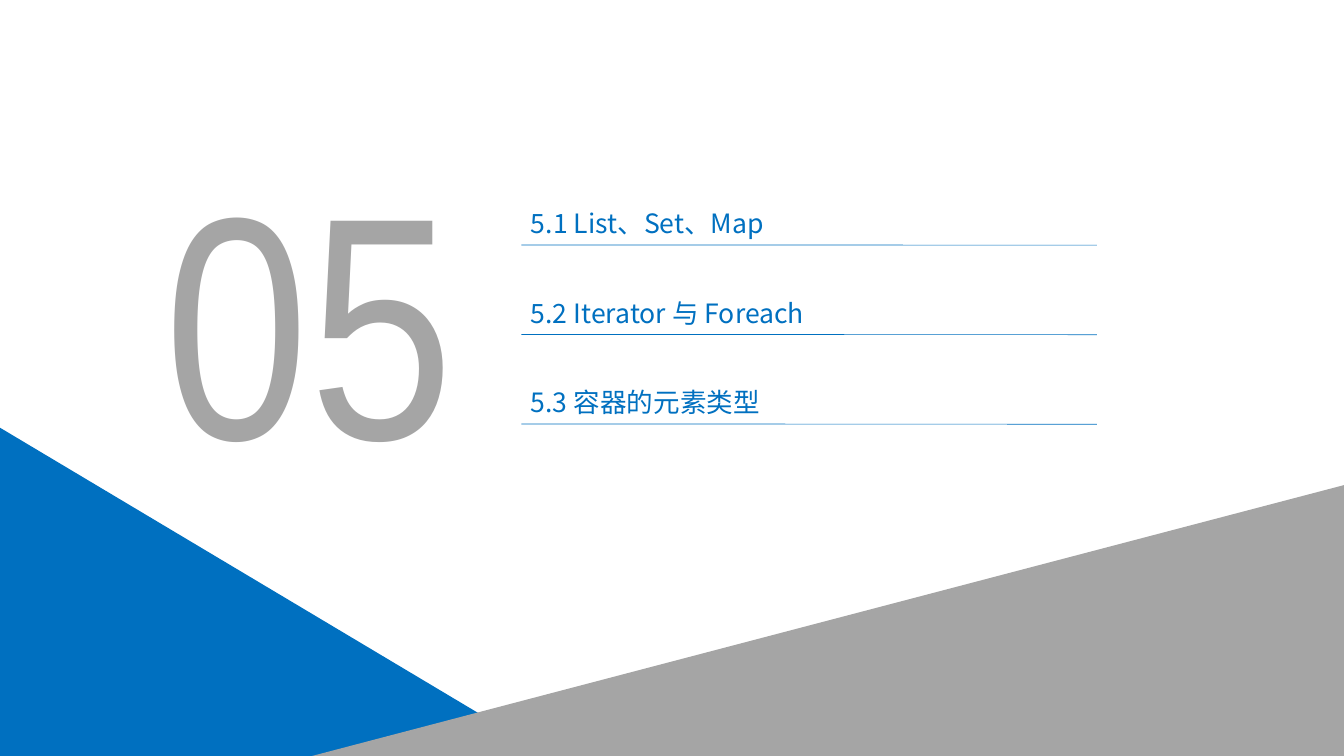
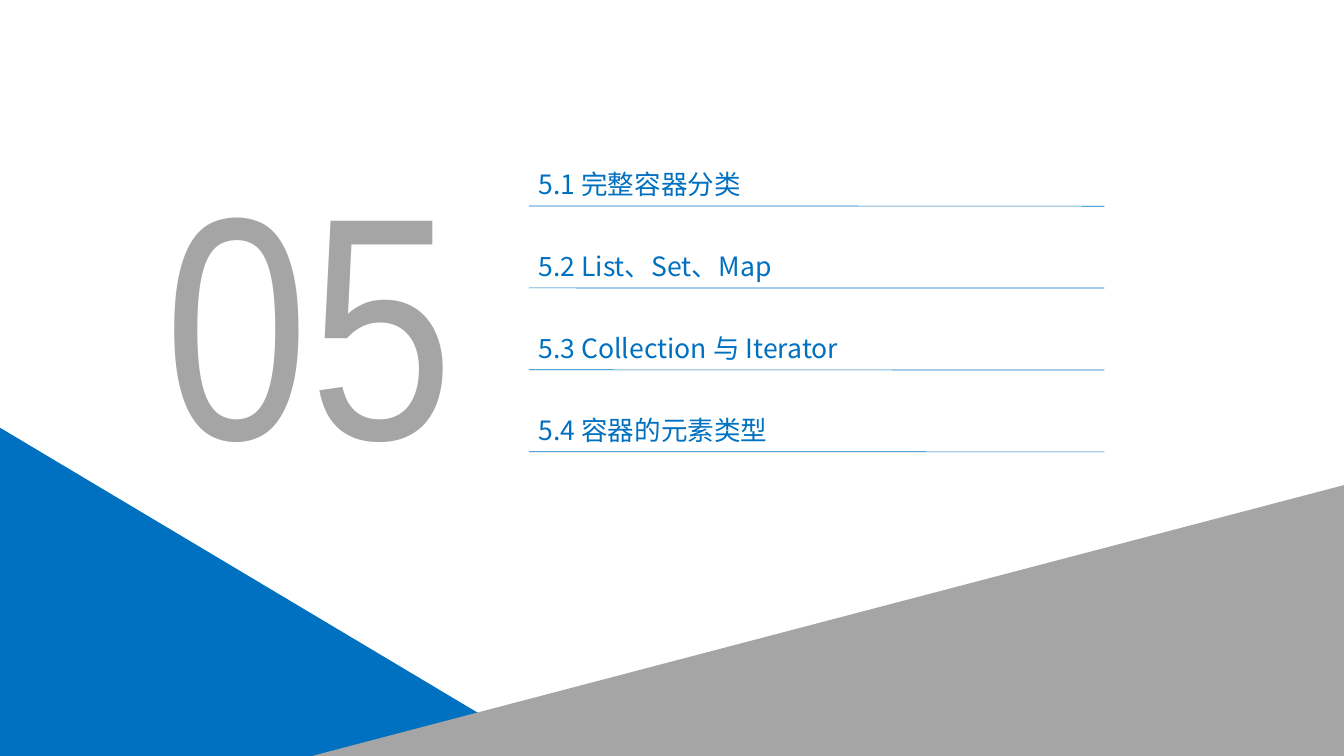
Before and after one commit to leonliu06/JavaTrainning, a slide deck: slide 54 of Java基础培训.pptx (slide 40 before the commit). Drawn at 1344x756 pixels with LibreOffice and Linux fonts; fonts in the diff are those of the drawing. Boxes give left, top, right and bottom in pixels: in the first picture for what was removed or moved away, otherwise in the second. Text is boxed around its words. In the diff, an @@ line names an element or a change of style, - is before the commit and + after.

Commit message:
ppt

```diff
--- a/Java基础培训.pptx
+++ b/Java基础培训.pptx
@@ text added at box(538, 171, 741, 196), 20 pt, text #0070C0 @@
+5.1 完整容器分类
@@ line added from (530, 206) to (1105, 206), #0070C0 0.5 pt @@
@@ text at box(538, 255, 771, 282): text changed @@
-5.1 List、Set、Map
+5.2 List、Set、Map
@@ line moved from (522, 245) - (1097, 246) to (530, 288) - (1105, 288) @@
@@ text at box(538, 336, 838, 360): text changed @@
-5.2 Iterator 与 Foreach
+5.3 Collection 与 Iterator
@@ line moved from (522, 335) - (1097, 335) to (530, 370) - (1105, 370) @@
@@ text at box(538, 417, 767, 442): text changed @@
-5.3 容器的元素类型
+5.4 容器的元素类型
@@ line moved from (522, 424) - (1097, 424) to (530, 452) - (1105, 452) @@
```
Also in this commit, not shown: 6 other slides changed, 19 slides added, 3 slides removed, 26 other files.
